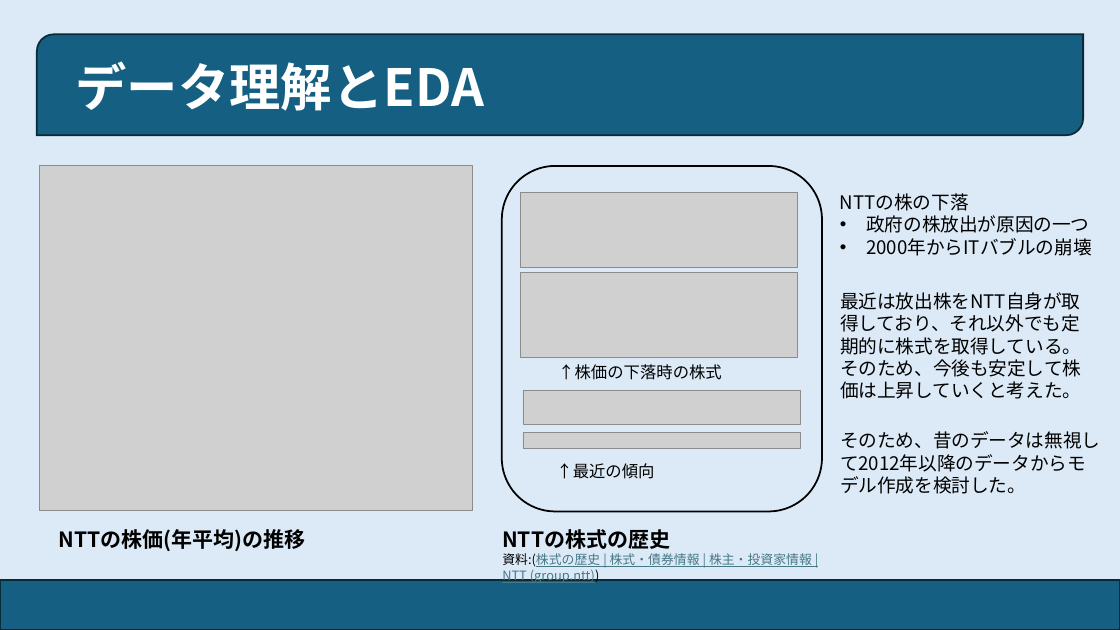
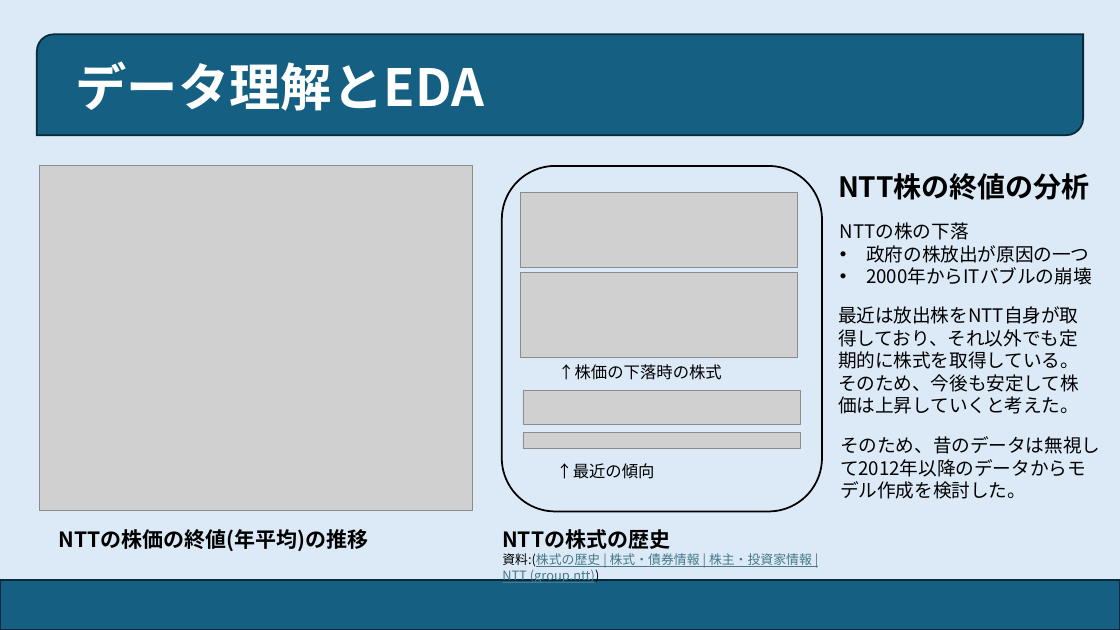
Before and after one commit to Okkyyt/time-series-prediction, a slide deck: slide 2 of submissions/slides/株価予測(プレゼン資料).pptx. Drawn at 1120x630 pixels with LibreOffice and Linux fonts; fonts in the diff are those of the drawing; grey boxes stand for pictures. Boxes give left, top, right and bottom in pixels: in the first picture for what was removed or moved away, otherwise in the second. Text is boxed around its words. In the diff, an @@ line names an element or a change of style, - is before the commit and + after.

Commit message:
change pptx

```diff
--- a/submissions/slides/株価予測(プレゼン資料).pptx
+++ b/submissions/slides/株価予測(プレゼン資料).pptx
@@ text added at (x1=838, y1=173, x2=1090, y2=200), 24 pt, text #000000, bold @@
+NTT株の終値の分析
@@ text "NTTの株の下落" moved from (x1=840, y1=193, x2=1091, y2=256) to (x1=840, y1=222, x2=1091, y2=285) @@
@@ text "最近は放出株をNTT自身が取得しており、それ以外でも定期的に株式を取得している。" moved from (x1=840, y1=292, x2=1081, y2=399) to (x1=838, y1=306, x2=1079, y2=414) @@
@@ text "そのため、昔のデータは無視して2012年以降のデータからモデル作成を検討した。" moved from (x1=840, y1=431, x2=1100, y2=494) to (x1=840, y1=436, x2=1100, y2=499) @@
@@ text at (x1=59, y1=529, x2=369, y2=551): text changed @@
-NTTの株価(年平均)の推移
+NTTの株価の終値(年平均)の推移
```
Also in this commit, not shown: 2 other slides changed, 2 other files.
